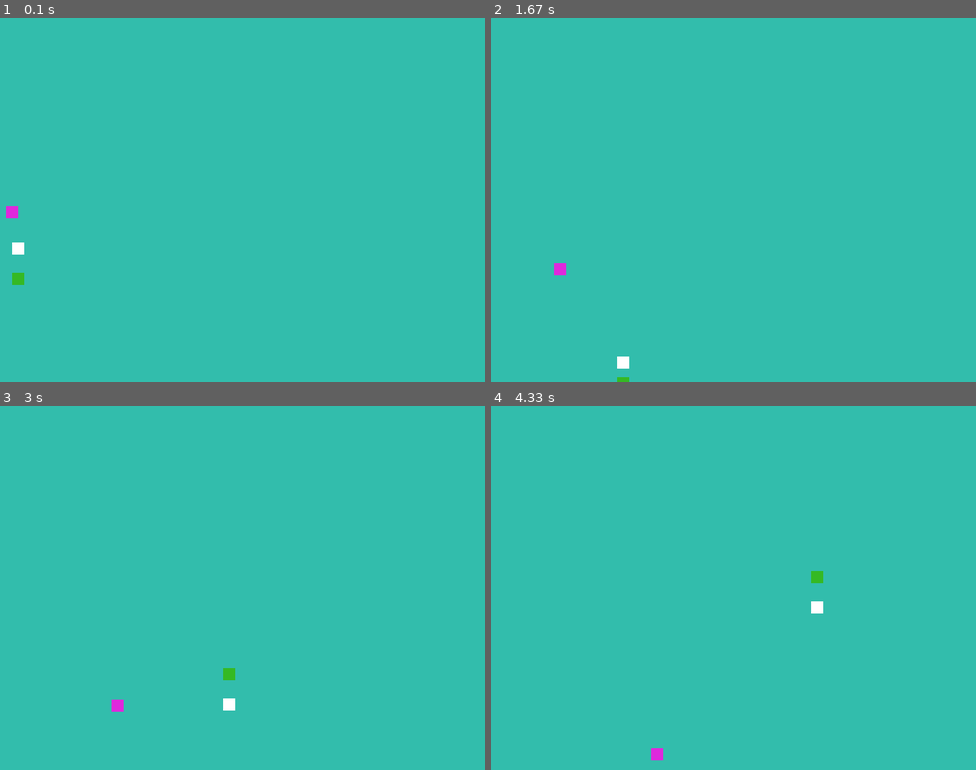
Above: before the commit, frames 1-4 (two rows, left to right).
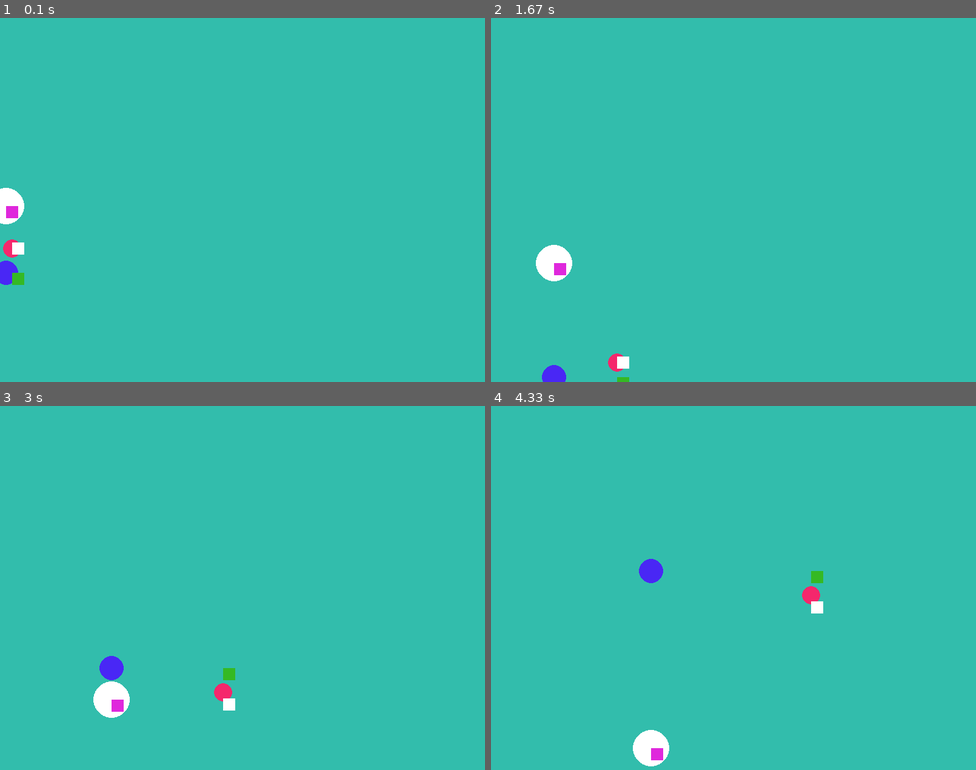
Above: after the commit, the same moments.

Repository: albadediego/kata.pygame
Game: pygame game, started from main.py
Same seed, same stepped clock (60 frames per second), same inputs: the game is played once before the commit and once after it.
Inputs:
- Up to frame 1 (0.1 s): no input
- Up to frame 2 (1.67 s): no input
- Up to frame 3 (3 s): no input
- Up to frame 4 (4.33 s): no input

The runs differ from the first frame. In frame 1, 0.6% of the frame differs, in the area x 0-5%, y 46-74%; in frame 2, 0.8%; in frame 3, 0.9%, in the area x 19-48%, y 68-86%; in frame 4, 0.9%.

Commit message:
creacion de clase Figura

Diff:
--- a/figura_class.py
+++ b/figura_class.py
@@ -1,23 +1,26 @@
 import pygame as pg
 
-class Rectangulo:
-    def __init__(self, posX, posY, color=(255,255,255), w=20, h=20, vx=1, vy=1):
+class Figura:
+    def __init__(self, posX, posY, color=(255,255,255), vx=1, vy=1, w=20, h=20, radio=10):
         self.posX = posX
         self.posY = posY
         self.color = color
+        self.vx = vx
+        self.vy = vy
         self.w = w
         self.h = h
-        self.vx = vx
-        self.vy = vy
+        self.radio = radio
 
     def mover(self, xMax, yMax):
         self.posX += self.vx
         self.posY += self.vy
-
         if self.posX == xMax or self.posX == 0:
             self.vx = self.vx*-1
         if self.posY == yMax or self.posY == 0:
             self.vy = self.vy*-1
 
-    def dibujar(self, pantalla):
+    def dibujarCirculo(self, pantalla):
+        pg.draw.circle(pantalla, self.color, (self.posX, self.posY), self.radio)
+
+    def dibujarRectangulo(self, pantalla):
         pg.draw.rect(pantalla, self.color, (self.posX, self.posY, self.h, self.w))
--- a/main.py
+++ b/main.py
@@ -1,5 +1,5 @@
 import pygame as pg
-from figura_class import Rectangulo
+from figura_class import Figura
 
 #inicializar todos los modulos de pygame, pantallas, objetos, eventos, sonidos, etc.
 pg.init()
@@ -13,11 +13,14 @@
 
 game_over = True
 
-rectangulo1 = Rectangulo(0,300,(223, 40, 220))
 
-rectangulo2 = Rectangulo(0,350, vx=2, vy=2)
+rectangulo1 = Figura(0,300,(223, 40, 220))
+rectangulo2 = Figura(0,350, vx=2, vy=2)
+rectangulo3 = Figura(0,400,(53,185,36), vx=2, vy=2)
 
-rectangulo3 = Rectangulo(0,400,(53,185,36), vx=2, vy=2)
+circulo1 = Figura(0,300, radio=30)
+circulo2 = Figura(0,360, color=(245, 39, 108), radio=15, vx=2, vy=2)
+circulo3 = Figura(0,400, color=(73, 39, 245), radio=20, vx=1, vy=2)
 
 while game_over:
     for eventos in pg.event.get(): #capturar todos los eventos mientras se ejecuta el bucle
@@ -26,21 +29,24 @@
             game_over = False
     pantalla.fill((50, 189, 172)) #asignar un color a la pantalla
 
+    circulo1.mover(xDisplay,yDisplay)
+    circulo2.mover(xDisplay,yDisplay)
+    circulo3.mover(xDisplay,yDisplay)
+
     rectangulo1.mover(xDisplay, yDisplay)
     rectangulo2.mover(xDisplay, yDisplay)
     rectangulo3.mover(xDisplay, yDisplay)
 
     #agregamos objeto a la pantalla
     #draw.rect(sourface, color en (rgb), posiciones(posicionX, posicionY, tamañoX, tamañoY))
-    rectangulo1.dibujar(pantalla)
-    rectangulo2.dibujar(pantalla)
-    rectangulo3.dibujar(pantalla)
+    circulo1.dibujarCirculo(pantalla)
+    circulo2.dibujarCirculo(pantalla)
+    circulo3.dibujarCirculo(pantalla)
 
-    '''
-    pg.draw.rect(pantalla, rectangulo1.color, (rectangulo1.posX, rectangulo1.posY, rectangulo1.h, rectangulo1.w))
-    pg.draw.rect(pantalla, rectangulo2.color, (rectangulo2.posX, rectangulo2.posY, rectangulo2.h, rectangulo2.w))
-    pg.draw.rect(pantalla, rectangulo3.color, (rectangulo3.posX, rectangulo3.posY, rectangulo3.h, rectangulo3.w))
-    '''
+    rectangulo1.dibujarRectangulo(pantalla)
+    rectangulo2.dibujarRectangulo(pantalla)
+    rectangulo3.dibujarRectangulo(pantalla)
+
     pg.display.flip() #funcion para cargar toda la configuracion que va dentro de la pantalla
 
 
--- /dev/null
+++ b/old_figura_class.py
@@ -0,0 +1,42 @@
+import pygame as pg
+
+class Rectangulo:
+    def __init__(self, posX, posY, color=(255,255,255), w=20, h=20, vx=1, vy=1):
+        self.posX = posX
+        self.posY = posY
+        self.color = color
+        self.w = w
+        self.h = h
+        self.vx = vx
+        self.vy = vy
+
+    def mover(self, xMax, yMax):
+        self.posX += self.vx
+        self.posY += self.vy
+        if self.posX == xMax or self.posX == 0:
+            self.vx = self.vx*-1
+        if self.posY == yMax or self.posY == 0:
+            self.vy = self.vy*-1
+
+    def dibujar(self, pantalla):
+        pg.draw.rect(pantalla, self.color, (self.posX, self.posY, self.h, self.w))
+
+class Circulo:
+    def __init__(self, posX, posY, color=(255,255,255), radio=10, vx=1, vy=1):
+        self.posX = posX
+        self.posY = posY
+        self.color = color
+        self.radio = radio
+        self.vx = vx
+        self.vy = vy
+
+    def mover(self, xMax, yMax):
+        self.posX += self.vx
+        self.posY += self.vy
+        if self.posX == xMax or self.posX == 0:
+            self.vx = self.vx*-1
+        if self.posY == yMax or self.posY == 0:
+            self.vy = self.vy*-1
+
+    def dibujar(self, pantalla):
+        pg.draw.circle(pantalla, self.color, (self.posX, self.posY), self.radio)
